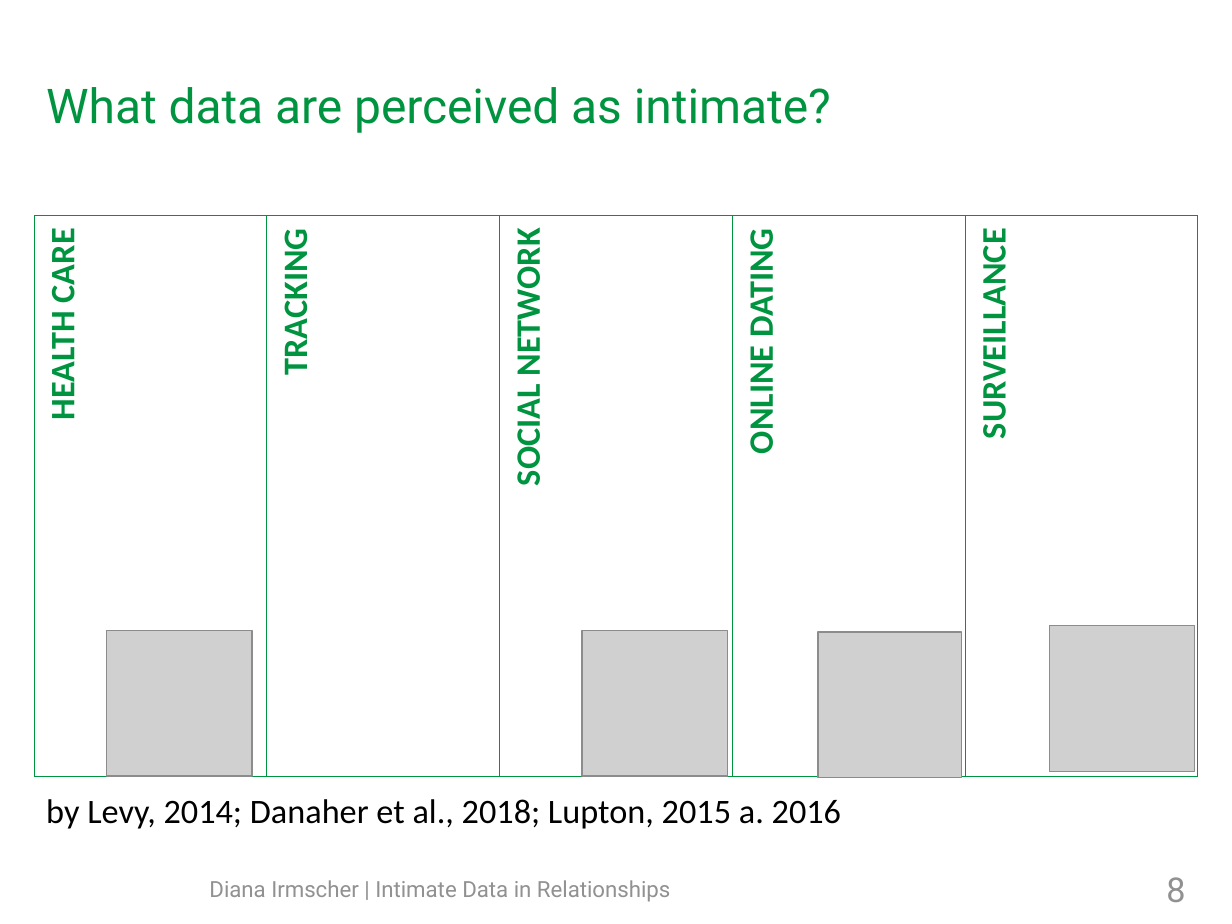
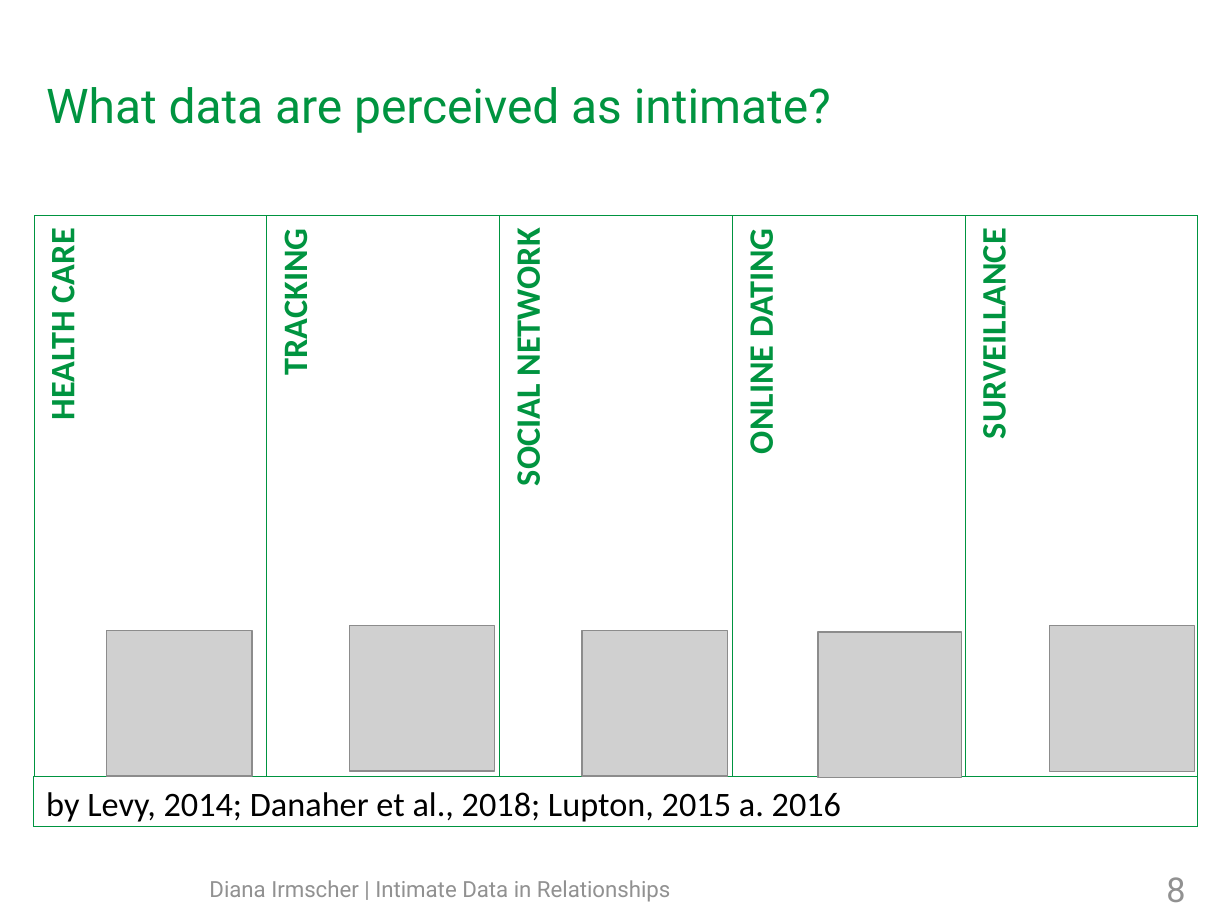
Before and after one commit to mieztatz/advanced_seminar_media_informatics, a slide deck: slide 8 of slides/final_presentation_irmscher_copy.odp. Drawn at 1232x924 pixels with LibreOffice and Linux fonts; fonts in the diff are those of the drawing; grey boxes stand for pictures; background and template pictures are left out. Boxes give left, top, right and bottom in pixels: in the first picture for what was removed or moved away, otherwise in the second. Text is boxed around its words. In the diff, an @@ line names an element or a change of style, - is before the commit and + after.

```diff
--- a/slides/final_presentation_irmscher_copy.odp
+++ b/slides/final_presentation_irmscher_copy.odp
@@ picture added at box(349, 626, 494, 771) @@
@@ text "by Levy, 2014; Danaher et ...": place and size @@
-text "by Levy, 2014; Danaher et ..." at box(46, 799, 841, 829)
+text "by Levy, 2014; Danaher et ..." at box(34, 776, 1199, 827)
@@ text "by Levy, 2014; Danaher et ..." at box(34, 776, 1199, 827): outline none to #009440 0 pt @@
```
Also in this commit, not shown: 12 other slides changed, 1 slide added, 5 other files.
